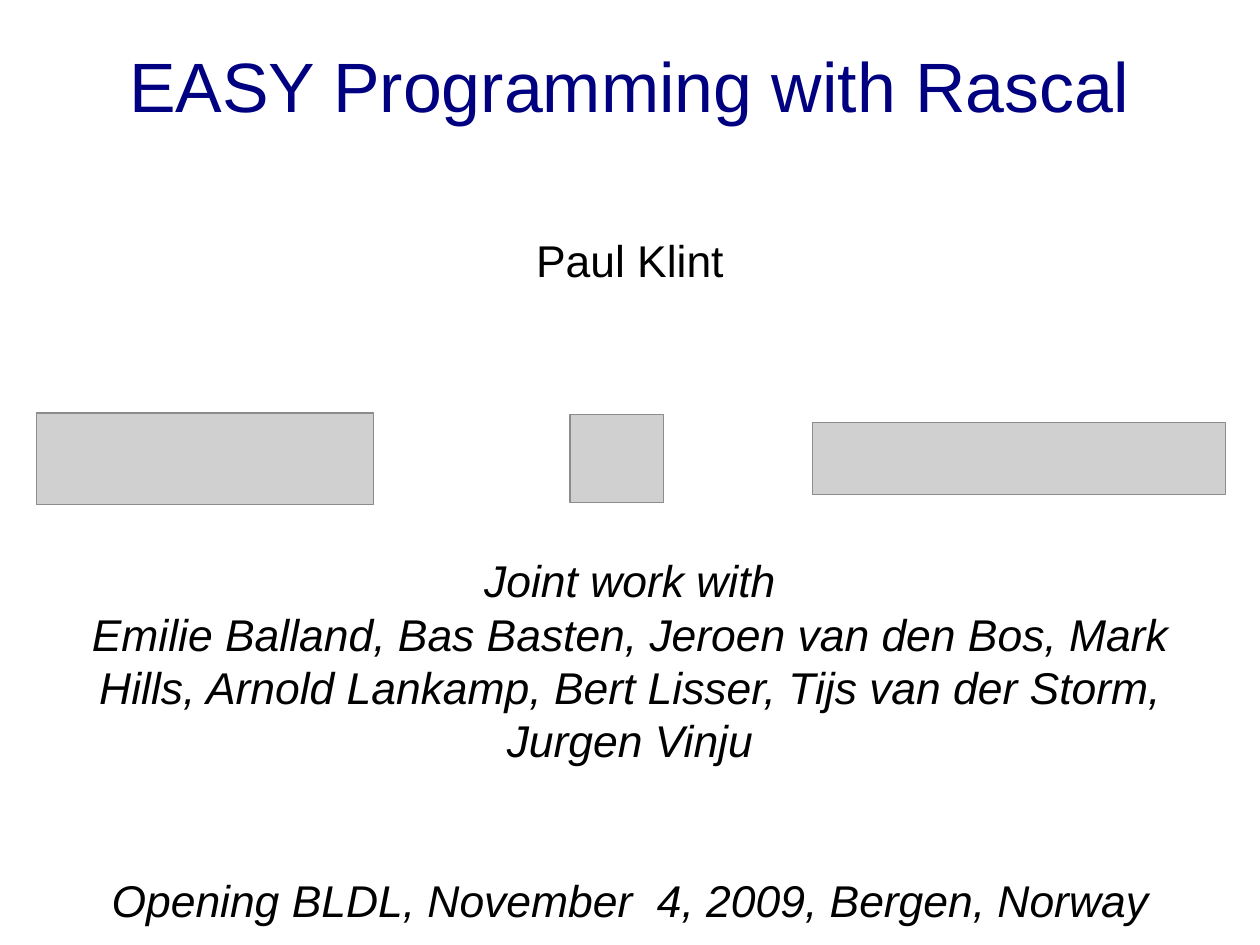
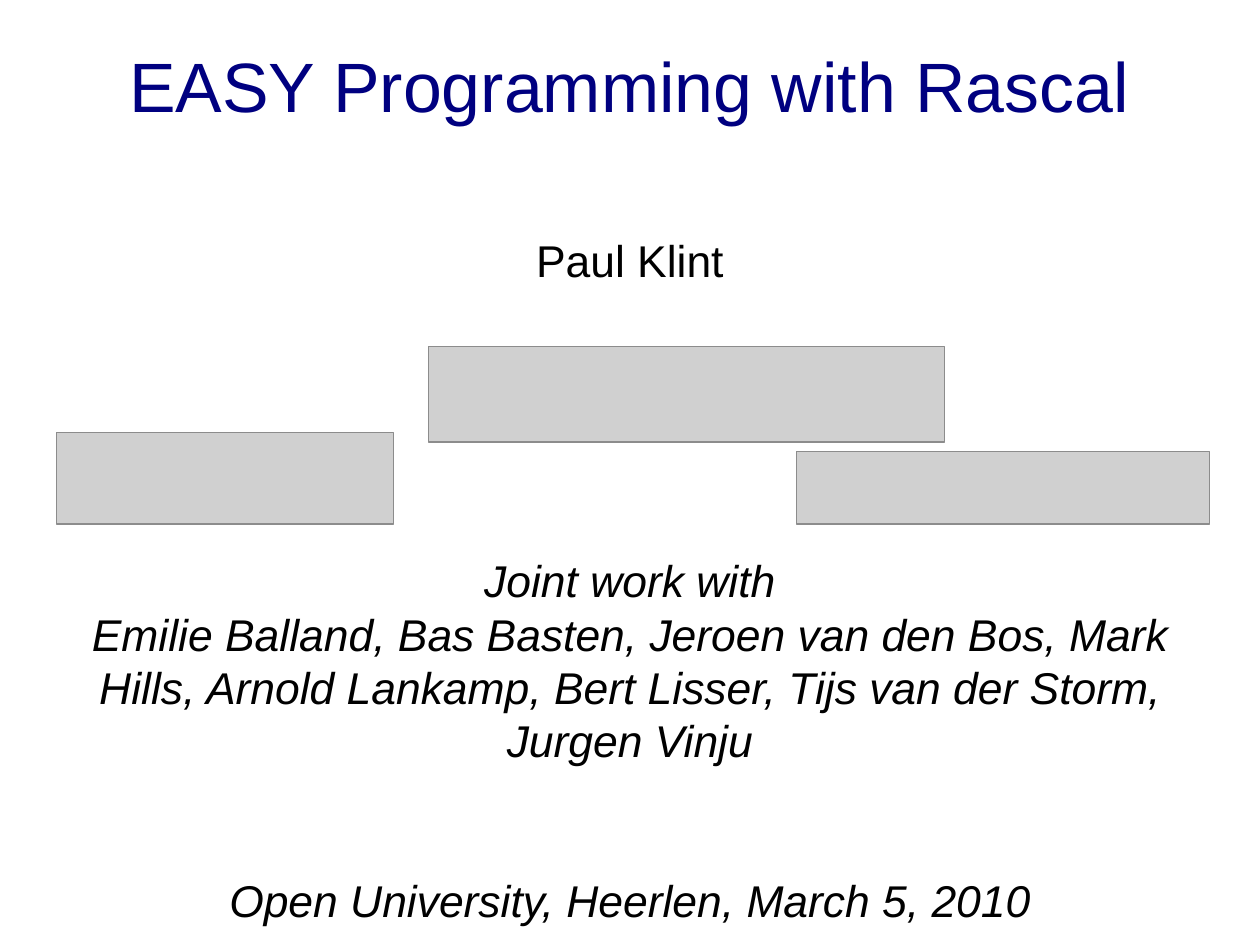
Before and after one commit to cwi-swat/meta-environment, a slide deck: slide 1 of meta-doc/analysis/rascal-slides/rascal-ou.odp. Drawn at 1260x945 pixels with LibreOffice and Linux fonts; fonts in the diff are those of the drawing; grey boxes stand for pictures; background and template pictures are left out. Boxes give left, top, right and bottom in pixels: in the first picture for what was removed or moved away, otherwise in the second. Text is boxed around its words. In the diff, an @@ line names an element or a change of style, - is before the commit and + after.

```diff
--- a/meta-doc/analysis/rascal-slides/rascal-ou.odp
+++ b/meta-doc/analysis/rascal-slides/rascal-ou.odp
@@ title at (92, 61, 1168, 927): text changed @@
-EASY Programming with Rascal
-Paul Klint
-Joint work with
-Emilie Balland, Bas Basten, Jeroen van den Bos, Mark Hills, Arnold Lankamp, Bert Lisser, Tijs van der Storm, Jurgen Vinju
-Opening BLDL, November 4, 2009, Bergen, Norway
+EASY Programming with Rascal
+Paul Klint
+Joint work with
+Emilie Balland, Bas Basten, Jeroen van den Bos, Mark Hills, Arnold Lankamp, Bert Lisser, Tijs van der Storm, Jurgen Vinju
+Open University, Heerlen, March 5, 2010
@@ picture: place and size @@
-picture at (571, 415, 664, 503)
+picture at (429, 346, 944, 442)
@@ picture: place and size @@
-picture at (37, 413, 374, 504)
+picture at (56, 433, 393, 525)
@@ picture: place and size @@
-picture at (813, 423, 1226, 495)
+picture at (797, 452, 1210, 524)
```
Also in this commit, not shown: 7 other slides changed, 10 slides added, 2 other files.
